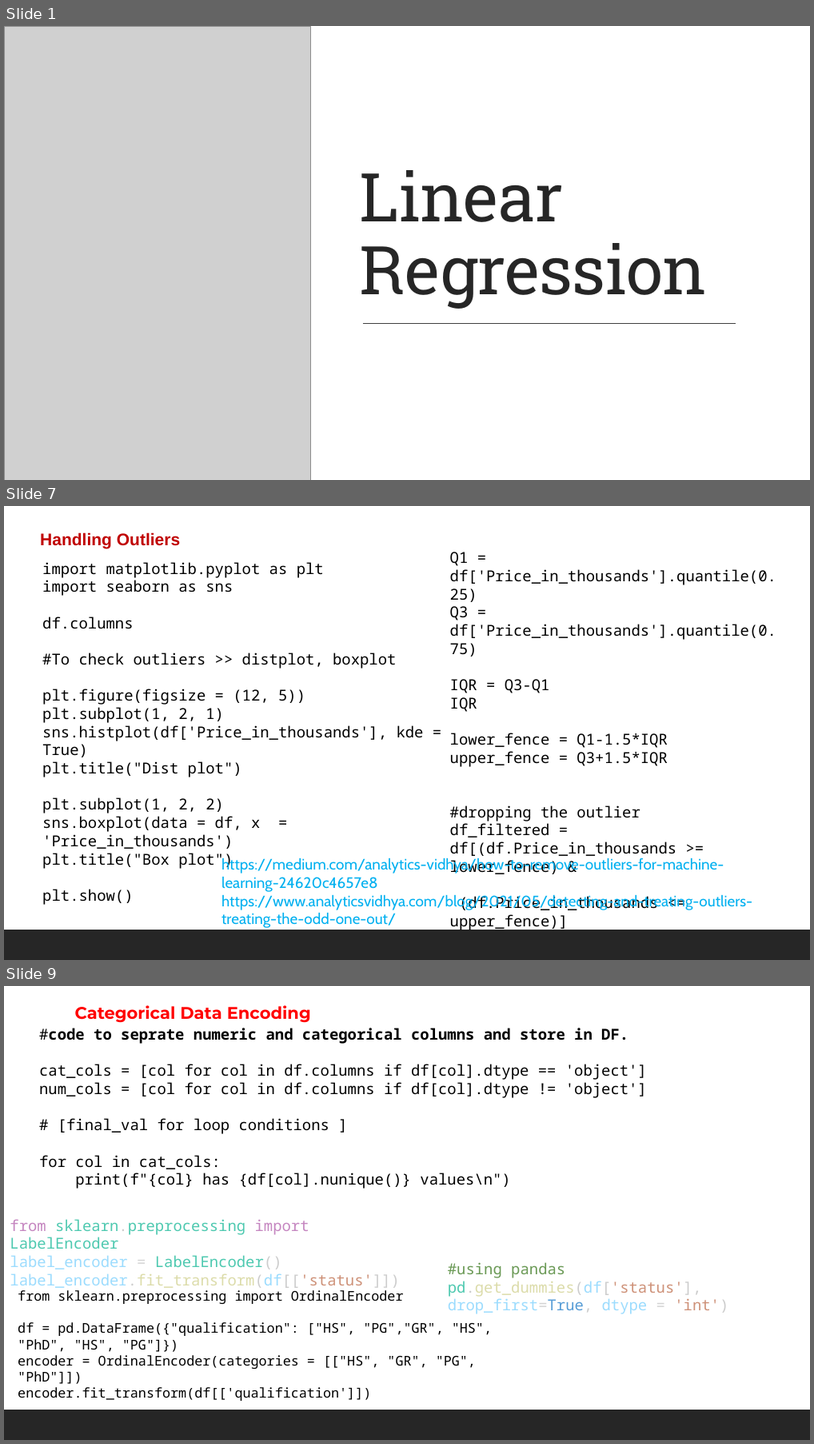
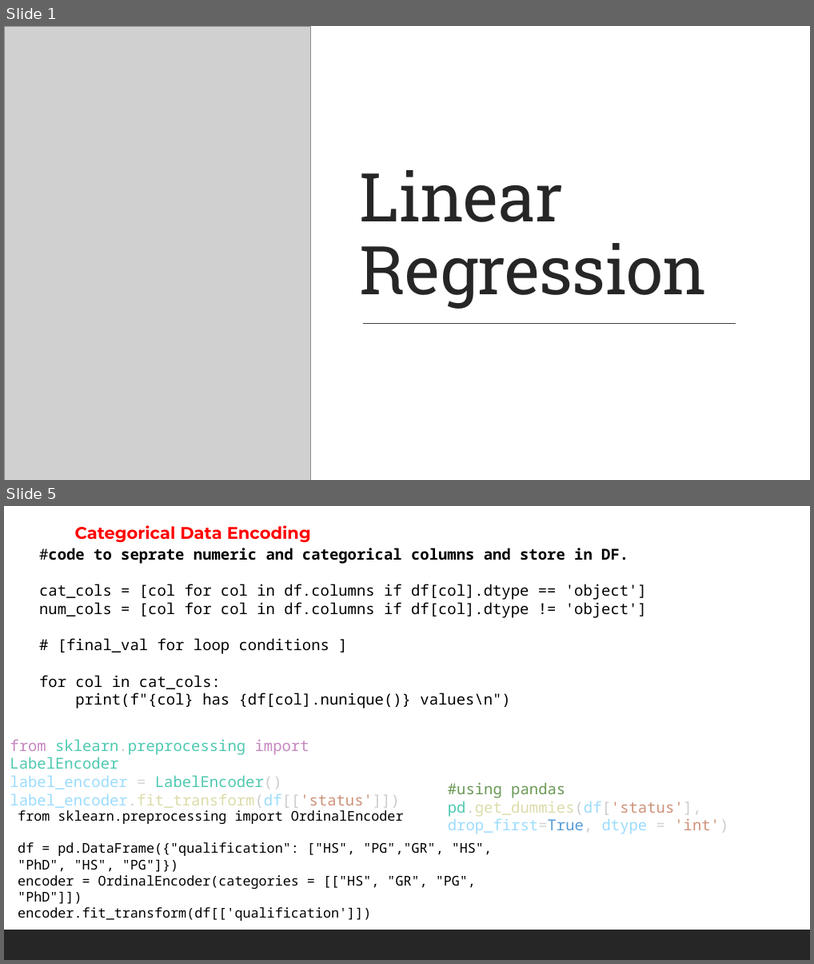
Before and after one commit to shahil04/ds_materials, a slide deck: 8.0_Machine Learning/ml_class/ml_class_notes/class_2_Linear Regression_class_2.pptx. Shown one above the other, each under a label of ours: slides 1, 7 and 9 before the commit, slides 1 and 5 after it; the slides between them are not shown. The pictures are 814x1444 and 814x964 pixels, drawn with LibreOffice and Linux fonts; fonts in the diff are those of the drawing; grey boxes stand for pictures. Boxes give left, top, right and bottom in pixels: in the first picture for what was removed or moved away, otherwise in the second. Text is boxed around its words. In the diff, an @@ line names an element or a change of style, - is before the commit and + after.

```diff
--- a/8.0_Machine Learning/ml_class/ml_class_notes/class_2_Linear Regression_class_2.pptx
+++ b/8.0_Machine Learning/ml_class/ml_class_notes/class_2_Linear Regression_class_2.pptx
@@ slide 7 removed at bbox=[4, 506, 810, 960], background #FFFFFF; not listed: 1 template element that a slide beside it also shows @@
@@ text removed at bbox=[40, 532, 180, 549] @@
-  Handling Outliers
@@ text removed at bbox=[450, 552, 777, 931] @@
-Q1 = df['Price_in_thousands'].quantile(0.25)
-Q3 = df['Price_in_thousands'].quantile(0.75)
-IQR = Q3-Q1
-IQR
-lower_fence = Q1-1.5*IQR
-upper_fence = Q3+1.5*IQR
-#dropping the outlier
-df_filtered = df[(df.Price_in_thousands >= lower_fence) &
-(df.Price_in_thousands <= upper_fence)]
@@ text removed at bbox=[42, 562, 424, 904] @@
-import matplotlib.pyplot as plt
-import seaborn as sns
-df.columns
-#To check outliers >> distplot, boxplot
-plt.figure(figsize = (12, 5))
-plt.subplot(1, 2, 1)
-sns.histplot(df['Price_in_thousands'], kde = True)
-plt.title("Dist plot")
-plt.subplot(1, 2, 2)
-sns.boxplot(data = df, x = 'Price_in_thousands')
-plt.title("Box plot")
-plt.show()
@@ text removed at bbox=[222, 857, 753, 928] @@
-https://medium.com/analytics-vidhya/how-to-remove-outliers-for-machine-learning-24620c4657e8
-https://www.analyticsvidhya.com/blog/2021/05/detecting-and-treating-outliers-treating-the-odd-one-out/
@@ what was slide 9 is now slide 5 @@
```
Also in this commit, not shown: 4 slides changed, 4 other slides removed, 54 other files.
